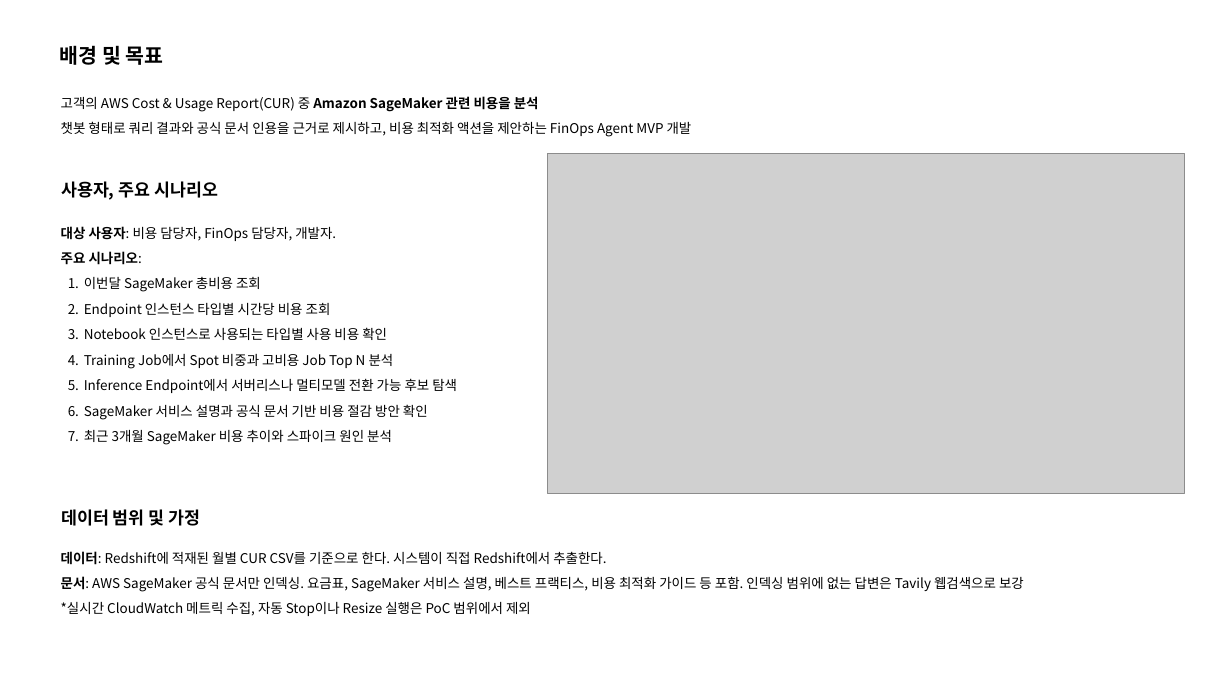
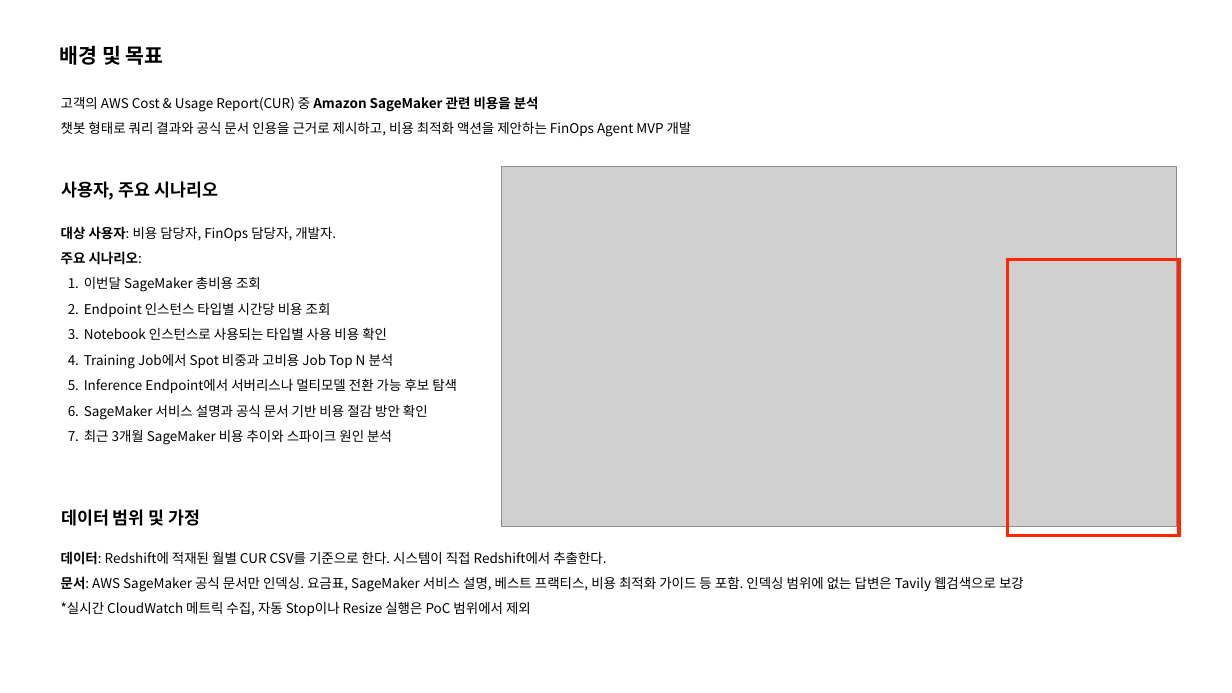
Before and after one commit to wynter122/finops-rag-agent, a slide deck: slide 2 of documentation/finops-ai-agent.pptx. Drawn at 1232x693 pixels with LibreOffice and Linux fonts; fonts in the diff are those of the drawing; grey boxes stand for pictures. Boxes give left, top, right and bottom in pixels: in the first picture for what was removed or moved away, otherwise in the second. Text is boxed around its words. In the diff, an @@ line names an element or a change of style, - is before the commit and + after.

```diff
--- a/documentation/finops-ai-agent.pptx
+++ b/documentation/finops-ai-agent.pptx
@@ picture: place and size @@
-picture at bbox=[547, 153, 1184, 493]
+picture at bbox=[501, 166, 1177, 527]
@@ rectangle added at bbox=[1007, 259, 1179, 535], outline #FF2600 5 pt @@
```
Also in this commit, not shown: 2 other slides changed.
